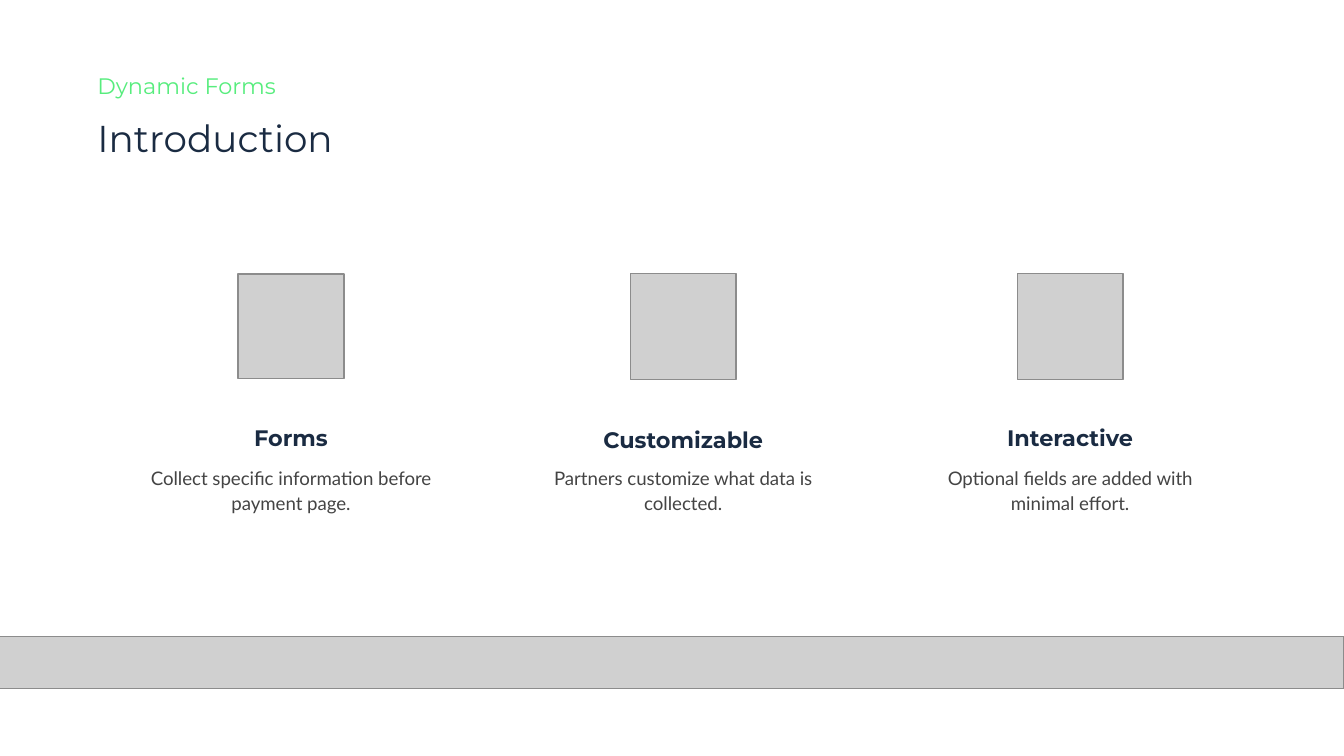
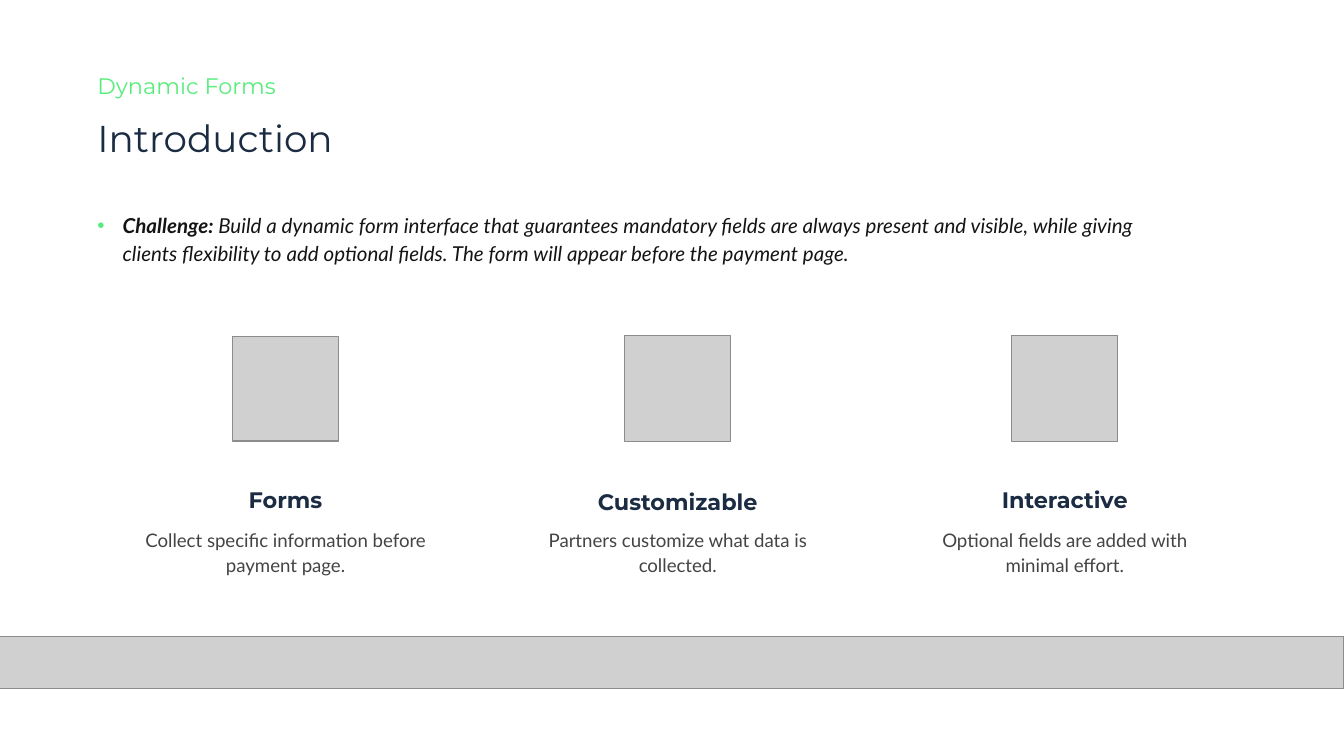
Before and after one commit to gaelDolle/dynamic-form, a slide deck: slide 4 of docs/Dynamic Forms by 2B3.pptx. Drawn at 1344x756 pixels with LibreOffice and Linux fonts; fonts in the diff are those of the drawing; grey boxes stand for pictures. Boxes give left, top, right and bottom in pixels: in the first picture for what was removed or moved away, otherwise in the second. Text is boxed around its words. In the diff, an @@ line names an element or a change of style, - is before the commit and + after.

```diff
--- a/docs/Dynamic Forms by 2B3.pptx
+++ b/docs/Dynamic Forms by 2B3.pptx
@@ text added at box(123, 217, 1133, 265), 11 pt, text #141414, italic @@
+• Challenge: Build a dynamic form interface that guarantees mandatory fields are always present and visible, while giving clients flexibility to add optional fields. The form will appear before the payment page.
@@ text "Forms": place and size @@
-text "Forms" at box(254, 430, 328, 446)
+text "Forms" at box(249, 492, 323, 508)
@@ text "Interactive": place and size @@
-text "Interactive" at box(1007, 428, 1133, 446)
+text "Interactive" at box(1002, 490, 1128, 508)
@@ 4 texts, 3 pictures: place and size @@
-4 texts, 3 pictures at box(151, 274, 1193, 514)
+4 texts, 3 pictures at box(145, 336, 1187, 576)
```
Also in this commit, not shown: 3 other slides changed, 4 slides added, 1 slide removed.
